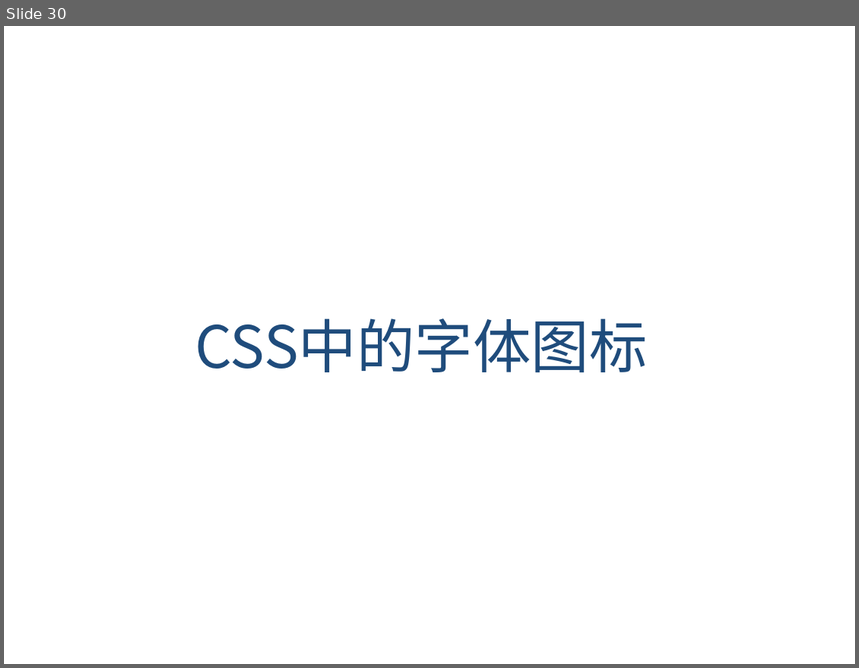
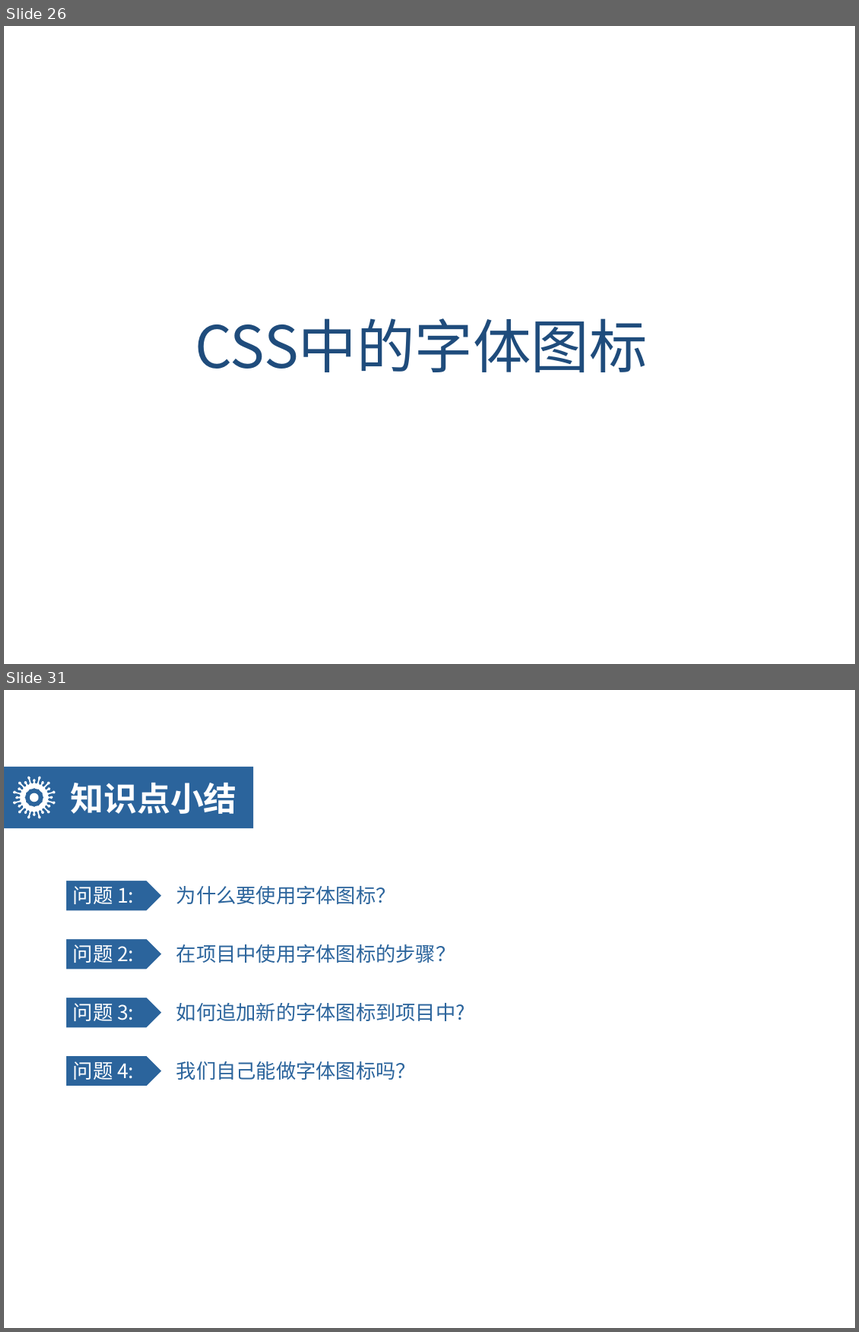
Before and after one commit to Ischenchenya/HTMLandCSSCourse, a slide deck: day06-CSS3/teach/day06-HTML5CSS3.pptx. Shown one above the other, each under a label of ours: slide 30 before the commit, slides 26 and 31 after it; the slides between them are not shown. The pictures are 859x668 and 859x1332 pixels, drawn with LibreOffice and Linux fonts; fonts in the diff are those of the drawing; background and template pictures are left out. Boxes give left, top, right and bottom in pixels: in the first picture for what was removed or moved away, otherwise in the second. Text is boxed around its words. In the diff, an @@ line names an element or a change of style, - is before the commit and + after.

```diff
--- a/day06-CSS3/teach/day06-HTML5CSS3.pptx
+++ b/day06-CSS3/teach/day06-HTML5CSS3.pptx
@@ slide 31 added at <box>4,690,855,1328</box>, background picture (left out) @@
@@ rectangle added at <box>4,767,253,828</box>, fill #2B649C @@
@@ freeform shape added at <box>13,776,56,818</box>, fill #FFFFFF @@
@@ text added at <box>71,783,237,814</box>, 40 pt, text #FFFFFF, bold @@
+知识点小结
@@ freeform shape added at <box>66,880,164,912</box>, fill #2B649C, outline #FFFFFF 2 pt @@
@@ text added at <box>73,886,134,904</box>, 24 pt, text #FFFFFF @@
+问题 1:
@@ text added at <box>177,886,396,905</box>, 24 pt, text #2B649C @@
+为什么要使用字体图标？
@@ freeform shape added at <box>66,939,164,970</box>, fill #2B649C, outline #FFFFFF 2 pt @@
@@ text added at <box>73,945,134,963</box>, 24 pt, text #FFFFFF @@
+问题 2:
@@ text added at <box>177,945,455,964</box>, 24 pt, text #2B649C @@
+在项目中使用字体图标的步骤？
@@ freeform shape added at <box>66,997,164,1029</box>, fill #2B649C, outline #FFFFFF 2 pt @@
@@ text added at <box>73,1003,134,1021</box>, 24 pt, text #FFFFFF @@
+问题 3:
@@ text added at <box>177,1003,465,1021</box>, 24 pt, text #2B649C @@
+如何追加新的字体图标到项目中?
@@ freeform shape added at <box>66,1056,164,1087</box>, fill #2B649C, outline #FFFFFF 2 pt @@
@@ text added at <box>73,1062,134,1080</box>, 24 pt, text #FFFFFF @@
+问题 4:
@@ text added at <box>177,1062,416,1080</box>, 24 pt, text #2B649C @@
+我们自己能做字体图标吗？
@@ what was slide 30 is now slide 26 @@
```
Also in this commit, not shown: 10 slides changed, 14 other slides added, 22 slides removed.
